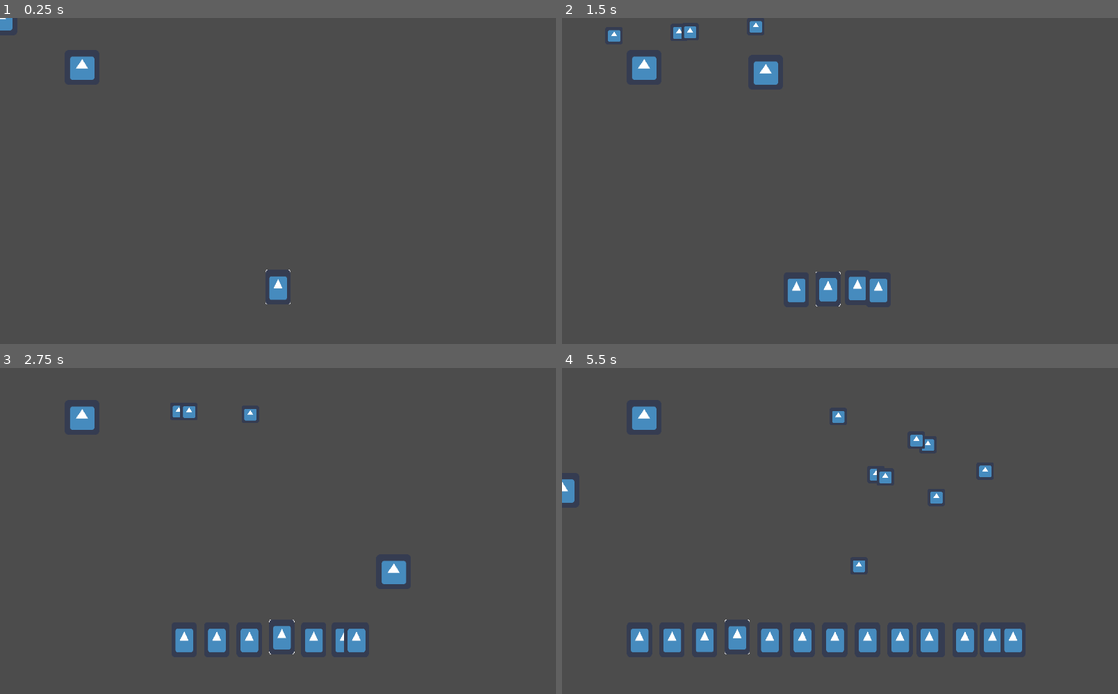
Above: before the commit, frames 1-4 (two rows, left to right).
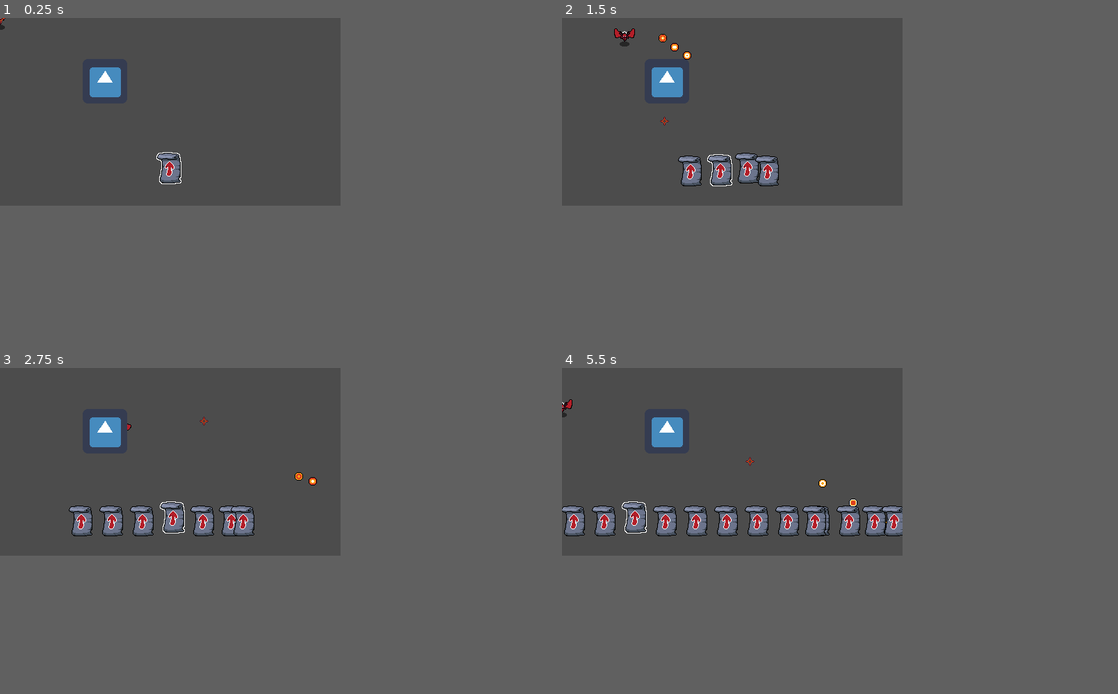
Above: after the commit, the same moments.

Repository: Geminimax/GWJ57
Game: Godot game, scene res://node/World.tscn
The game is run twice, just before and just after one commit, with the same random seed, the same clock (stepped at 60 frames per second) and the same inputs. The engine's default icon, where the game draws it, is replaced by a stand-in: a white triangle on a blue panel in a dark square.
Inputs (mouse positions are in pixels of both pictures, inside the frame that each line leads up to):
- Up to frame 1 (0.25 s): no input
- Up to frame 2 (1.5 s): tap Enter (ui_accept) at 0.5, 0.77, 1.07 s; move the mouse to (962, 164) at 0.52 s; press the mouse at (962, 164) at 0.53 s; hold Right (ui_right) 0.53-1.28 s; tap Mouse wheel down (spell_roll_left) at 0.8, 1.35 s; move the mouse to (728, 197) at 1.27 s; release the mouse at (728, 197) at 1.28 s; hold Down (ui_down) from 1.28 s (still down)
- Up to frame 3 (2.75 s): tap Enter (ui_accept) at 1.52, 1.82, 2.3 s; tap Mouse wheel up (spell_roll_right) at 1.55, 2.1 s; move the mouse to (333, 459) at 2.02 s; release Down (ui_down) at 2.03 s; hold Right (ui_right) from 2.03 s (still down)
- Up to frame 4 (5.5 s): move the mouse to (812, 596) at 2.77 s; release Right (ui_right) at 2.78 s; hold Up (ui_up) 2.78-3.53 s; tap Enter (ui_accept) at 2.85, 3.02, 3.32, 3.77, 4.07, 4.52, 4.82, 5.3 s; click (812, 596) at 3.05 s; move the mouse to (1006, 579) at 3.52 s; press the mouse at (1006, 579) at 3.53 s; hold Left (ui_left) 3.53-5.03 s; tap Mouse wheel down (spell_roll_left) at 3.8, 4.35 s; tap Escape (ui_cancel) at 4.15 s; move the mouse to (673, 482) at 4.27 s; release the mouse at (673, 482) at 4.28 s; tap Mouse wheel up (spell_roll_right) at 4.55, 5.1 s; move the mouse to (867, 531) at 5.02 s; hold Down (ui_down) from 5.03 s (still down)
In our replay, the window is 800x469 before the commit and 490x270 after it. These sizes can differ from the game's own. Grey fills any space a smaller window leaves; there, only what the larger window draws over its background counts as a difference.

The runs differ from the first frame. In frame 1, 1.4% of the frame differs, in the area x 0-53%, y 0-88%; in frame 2, 3.6%; in frame 3, 4.7%; in frame 4, 7.9%, in the area x 0-83%, y 9-88%.

Commit message:
Resolution change, new sprites for spell card and main character

Diff:
--- /dev/null
+++ b/ForgottenKnowledge/node/Character.tscn
@@ -0,0 +1,45 @@
+[gd_scene load_steps=15 format=2]
+
+[ext_resource path="res://sprite/player/FlyingDemon.png" type="Texture" id=1]
+[ext_resource path="res://node/Character/Character.gd" type="Script" id=2]
+[ext_resource path="res://node/UI/SpellHolder.tscn" type="PackedScene" id=3]
+[ext_resource path="res://sprite/player/FlyingDemon6.png" type="Texture" id=4]
+[ext_resource path="res://sprite/player/FlyingDemon2.png" type="Texture" id=5]
+[ext_resource path="res://sprite/player/FlyingDemon5.png" type="Texture" id=6]
+[ext_resource path="res://sprite/player/FlyingDemon7.png" type="Texture" id=7]
+[ext_resource path="res://sprite/player/FlyingDemon4.png" type="Texture" id=8]
+[ext_resource path="res://sprite/player/FlyingDemon3.png" type="Texture" id=9]
+[ext_resource path="res://sprite/player/FlyingDemon9.png" type="Texture" id=10]
+[ext_resource path="res://sprite/player/FlyingDemon1.png" type="Texture" id=11]
+[ext_resource path="res://sprite/player/FlyingDemon8.png" type="Texture" id=12]
+[ext_resource path="res://sprite/Shadow.png" type="Texture" id=13]
+
+[sub_resource type="SpriteFrames" id=1]
+animations = [ {
+"frames": [ ExtResource( 11 ), ExtResource( 5 ), ExtResource( 9 ), ExtResource( 8 ), ExtResource( 6 ), ExtResource( 4 ), ExtResource( 7 ), ExtResource( 12 ), ExtResource( 10 ), ExtResource( 1 ) ],
+"loop": true,
+"name": "idle",
+"speed": 15.0
+}, {
+"frames": [ ExtResource( 11 ), ExtResource( 5 ), ExtResource( 9 ), ExtResource( 8 ), ExtResource( 6 ), ExtResource( 4 ), ExtResource( 7 ), ExtResource( 12 ), ExtResource( 10 ), ExtResource( 1 ) ],
+"loop": true,
+"name": "walk",
+"speed": 15.0
+} ]
+
+[node name="Player" type="KinematicBody2D"]
+script = ExtResource( 2 )
+
+[node name="AnimatedSprite" type="AnimatedSprite" parent="."]
+frames = SubResource( 1 )
+animation = "walk"
+
+[node name="Sprite" type="Sprite" parent="AnimatedSprite"]
+position = Vector2( 0, 9 )
+z_index = -1
+texture = ExtResource( 13 )
+
+[node name="CanvasLayer" type="CanvasLayer" parent="."]
+
+[node name="SpellHolder" parent="CanvasLayer" instance=ExtResource( 3 )]
+position = Vector2( 245, 220 )
--- a/ForgottenKnowledge/node/Character/Character.gd
+++ b/ForgottenKnowledge/node/Character/Character.gd
@@ -1,6 +1,6 @@
 extends KinematicBody2D
 
-var move_speed = 500
+var move_speed = 120
 var total_mp = 100
 var current_mp = 0 #total_mp
 var mp_regen_rate = 10
@@ -8,45 +8,49 @@
 onready var spell_holder = $CanvasLayer/SpellHolder
 # Called when the node enters the scene tree for the first time.
 func _ready():
-	pass # Replace with function body.
+    pass # Replace with function body.
 
 # Called every frame. 'delta' is the elapsed time since the previous frame.
 func _process(delta):
-	handle_movement()
-	handle_mp(delta)
-	handle_spell()
+    handle_movement()
+    handle_mp(delta)
+    handle_spell()
 
 
 func handle_spell():
-	if(Input.is_action_pressed("cast_spell")):
-		cast_spell()
+    if(Input.is_action_pressed("cast_spell")):
+        cast_spell()
 
 
 func cast_spell():
-	var spell = spell_holder.get_selected_spell()
-	if(current_mp > spell.mana_cost):
-		if (spell.cast(self, get_global_mouse_position())):
-			current_mp -= spell.mana_cost
+    var spell = spell_holder.get_selected_spell()
+    if(current_mp > spell.mana_cost):
+        if (spell.cast(self, get_global_mouse_position())):
+            current_mp -= spell.mana_cost
 
 func handle_mp(delta):
-	if(current_mp < total_mp):
-		current_mp += delta * mp_regen_rate
-		if(current_mp > total_mp):
-			current_mp = total_mp
+    if(current_mp < total_mp):
+        current_mp += delta * mp_regen_rate
+        if(current_mp > total_mp):
+            current_mp = total_mp
 
 
 func handle_movement():
-	var direction = Vector2()
+    var direction = Vector2()
 
-	if(Input.is_action_pressed("ui_up")):
-		direction += Vector2.UP
-	if(Input.is_action_pressed("ui_down")):
-		direction += Vector2.DOWN
-	if(Input.is_action_pressed("ui_left")):
-		direction += Vector2.LEFT
-	if(Input.is_action_pressed("ui_right")):
-		direction += Vector2.RIGHT
+    if(Input.is_action_pressed("ui_up")):
+        direction += Vector2.UP
+    if(Input.is_action_pressed("ui_down")):
+        direction += Vector2.DOWN
+    if(Input.is_action_pressed("ui_left")):
+        direction += Vector2.LEFT
+    if(Input.is_action_pressed("ui_right")):
+        direction += Vector2.RIGHT
 
-	direction = direction.normalized()
-
-	move_and_slide(direction * move_speed)
+    direction = direction.normalized()
+    if(direction == Vector2.ZERO):
+        #$AnimatedSprite.play("idle")
+        pass
+    else:
+        $AnimatedSprite.play("walk")
+    move_and_slide(direction * move_speed)
--- a/ForgottenKnowledge/node/Enemy/Enemy.gd
+++ b/ForgottenKnowledge/node/Enemy/Enemy.gd
@@ -3,17 +3,17 @@
 onready var hp: HP = $HP
 
 func _ready():
-	pass # Replace with function body.
+    pass # Replace with function body.
 
 func take_damage(amount):
-	hp.damage(amount)
+    hp.damage(amount)
 
 func _on_Area2D_area_entered(area):
-	var parent = area.get_parent()
+    var parent = area.get_parent()
 
-	if (parent.is_in_group("projectile")):
-		take_damage(parent.damage_amount)
+    if (parent.is_in_group("projectile")):
+        take_damage(parent.damage_amount)
 
 
 func _on_HP_died():
-	queue_free()
+    queue_free()
--- a/ForgottenKnowledge/node/Projectile/Projectile.gd
+++ b/ForgottenKnowledge/node/Projectile/Projectile.gd
@@ -3,18 +3,18 @@
 export (int) var damage_amount
 
 var direction : Vector2 = Vector2.UP
-var speed : float = 100
+var speed : float = 250
 
 # Called when the node enters the scene tree for the first time.
 func _ready():
-	pass
+    pass
 
 
 # Called every frame. 'delta' is the elapsed time since the previous frame.
 func _process(delta):
-	global_position += direction * speed * delta
+    global_position += direction * speed * delta
 
 
 
 func _on_CollisionArea_area_entered(area):
-	queue_free()
+    queue_free()
--- a/ForgottenKnowledge/node/Projectile/Projectile.tscn
+++ b/ForgottenKnowledge/node/Projectile/Projectile.tscn
@@ -1,26 +1,34 @@
-[gd_scene load_steps=5 format=2]
+[gd_scene load_steps=12 format=2]
 
-[ext_resource path="res://icon.png" type="Texture" id=1]
+[ext_resource path="res://sprite/EnemyProjectile7.png" type="Texture" id=1]
 [ext_resource path="res://node/Projectile/Projectile.gd" type="Script" id=2]
+[ext_resource path="res://sprite/EnemyProjectile8.png" type="Texture" id=3]
+[ext_resource path="res://sprite/EnemyProjectile2.png" type="Texture" id=4]
+[ext_resource path="res://sprite/EnemyProjectile1.png" type="Texture" id=5]
+[ext_resource path="res://sprite/EnemyProjectile5.png" type="Texture" id=6]
+[ext_resource path="res://sprite/EnemyProjectile3.png" type="Texture" id=7]
+[ext_resource path="res://sprite/EnemyProjectile4.png" type="Texture" id=8]
+[ext_resource path="res://sprite/EnemyProjectile6.png" type="Texture" id=9]
 
 [sub_resource type="SpriteFrames" id=1]
 animations = [ {
-"frames": [ ExtResource( 1 ) ],
+"frames": [ ExtResource( 5 ), ExtResource( 4 ), ExtResource( 7 ), ExtResource( 8 ), ExtResource( 6 ), ExtResource( 9 ), ExtResource( 1 ), ExtResource( 3 ) ],
 "loop": true,
 "name": "default",
-"speed": 5.0
+"speed": 12.0
 } ]
 
 [sub_resource type="CircleShape2D" id=2]
-radius = 16.0
+radius = 6.0
 
 [node name="Projectile" type="Node2D" groups=["projectile"]]
 script = ExtResource( 2 )
 damage_amount = 10
 
 [node name="AnimatedSprite" type="AnimatedSprite" parent="."]
-scale = Vector2( 0.5, 0.5 )
 frames = SubResource( 1 )
+frame = 3
+playing = true
 
 [node name="CollisionArea" type="Area2D" parent="."]
 collision_layer = 8
--- a/ForgottenKnowledge/node/Projectile/Weapon.gd
+++ b/ForgottenKnowledge/node/Projectile/Weapon.gd
@@ -5,7 +5,7 @@
 export (PackedScene) var bullet
 
 func fire(direction, spawn_position = global_position):
-	var bullet_instance = bullet.instance()
-	bullet_instance.direction = direction
-	get_tree().root.add_child(bullet_instance)
-	bullet_instance.global_position = spawn_position
+    var bullet_instance = bullet.instance()
+    bullet_instance.direction = direction
+    get_tree().root.add_child(bullet_instance)
+    bullet_instance.global_position = spawn_position
--- a/ForgottenKnowledge/node/Spell/Spell.gd
+++ b/ForgottenKnowledge/node/Spell/Spell.gd
@@ -9,25 +9,25 @@
 var curr_cooldown = 0
 
 func _process(delta):
-	curr_cooldown -= delta
+    curr_cooldown -= delta
 
 func get_current_cooldown():
-	return curr_cooldown
+    return curr_cooldown
 
 func cast(source,target):
-	if (curr_cooldown > 0):
-		return false
+    if (curr_cooldown > 0):
+        return false
 
-	if(target is Vector2):
-		cast_at_position(source,target)
-	elif(target is Node):
-		cast_at_target(source, target)
+    if(target is Vector2):
+        cast_at_position(source,target)
+    elif(target is Node):
+        cast_at_target(source, target)
 
-	curr_cooldown = cooldown
-	return true
+    curr_cooldown = cooldown
+    return true
 
 func cast_at_position(source, target):
-	pass
+    pass
 
 func cast_at_target(source, target):
-	pass
+    pass
--- a/ForgottenKnowledge/node/Spell/Spell.tscn
+++ b/ForgottenKnowledge/node/Spell/Spell.tscn
@@ -1,6 +1,8 @@
-[gd_scene load_steps=2 format=2]
+[gd_scene load_steps=3 format=2]
 
 [ext_resource path="res://node/Spell/Spell.gd" type="Script" id=1]
+[ext_resource path="res://sprite/Arrpow.png" type="Texture" id=2]
 
 [node name="Spell" type="Node"]
 script = ExtResource( 1 )
+spell_img = ExtResource( 2 )
--- a/ForgottenKnowledge/node/Spell/SpellShoot.tscn
+++ b/ForgottenKnowledge/node/Spell/SpellShoot.tscn
@@ -1,14 +1,13 @@
-[gd_scene load_steps=6 format=2]
+[gd_scene load_steps=5 format=2]
 
 [ext_resource path="res://node/Spell/Spell.tscn" type="PackedScene" id=1]
 [ext_resource path="res://node/Spell/SpellShoot.gd" type="Script" id=2]
 [ext_resource path="res://node/Projectile/Weapon.tscn" type="PackedScene" id=3]
-[ext_resource path="res://icon.png" type="Texture" id=4]
 [ext_resource path="res://node/Projectile/Projectile.tscn" type="PackedScene" id=5]
 
 [node name="SpellShoot" instance=ExtResource( 1 )]
 script = ExtResource( 2 )
-spell_img = ExtResource( 4 )
+cooldown = 0.15
 
 [node name="Weapon" parent="." index="0" instance=ExtResource( 3 )]
 bullet = ExtResource( 5 )
--- /dev/null
+++ b/ForgottenKnowledge/node/UI/CustomMouse.gd
@@ -0,0 +1,18 @@
+extends Node2D
+
+
+# Declare member variables here. Examples:
+# var a = 2
+# var b = "text"
+
+
+# Called when the node enters the scene tree for the first time.
+func _ready():
+    Input.set_mouse_mode(Input.MOUSE_MODE_HIDDEN)
+
+
+
+# Called every frame. 'delta' is the elapsed time since the previous frame.
+func _process(delta):
+    var mouse = get_viewport().get_mouse_position()
+    $MouseSprite.position = mouse
--- /dev/null
+++ b/ForgottenKnowledge/node/UI/CustomMouse.tscn
@@ -0,0 +1,10 @@
+[gd_scene load_steps=3 format=2]
+
+[ext_resource path="res://node/UI/CustomMouse.gd" type="Script" id=1]
+[ext_resource path="res://sprite/Cursor.png" type="Texture" id=2]
+
+[node name="CustomMouse" type="Node2D"]
+script = ExtResource( 1 )
+
+[node name="MouseSprite" type="Sprite" parent="."]
+texture = ExtResource( 2 )
--- a/ForgottenKnowledge/node/UI/SpellCard.gd
+++ b/ForgottenKnowledge/node/UI/SpellCard.gd
@@ -5,11 +5,11 @@
 var spell = false setget set_spell
 
 func _ready():
-    $Sprite.material = $Sprite.material.duplicate()
+    $Back.material = $Back.material.duplicate()
 
 func set_selected(value):
     selected = value
-    $Sprite.material.set_shader_param("enabled",selected)
+    $Back.material.set_shader_param("enabled",selected)
 
     $Tween.remove_all()
     if(selected):
--- a/ForgottenKnowledge/node/UI/SpellCard.tscn
+++ b/ForgottenKnowledge/node/UI/SpellCard.tscn
@@ -1,7 +1,7 @@
 [gd_scene load_steps=5 format=2]
 
 [ext_resource path="res://node/UI/SpellCard.gd" type="Script" id=1]
-[ext_resource path="res://icon.png" type="Texture" id=2]
+[ext_resource path="res://sprite/Scroll.png" type="Texture" id=2]
 [ext_resource path="res://shader/Outline.shader" type="Shader" id=3]
 
 [sub_resource type="ShaderMaterial" id=1]
@@ -13,9 +13,10 @@
 [node name="SpellCard" type="Node2D"]
 script = ExtResource( 1 )
 
-[node name="Sprite" type="Sprite" parent="."]
+[node name="Back" type="Sprite" parent="."]
 material = SubResource( 1 )
-scale = Vector2( 0.726563, 1 )
 texture = ExtResource( 2 )
 
+[node name="Sprite" type="Sprite" parent="."]
+
 [node name="Tween" type="Tween" parent="."]
--- a/ForgottenKnowledge/node/UI/SpellHolder.gd
+++ b/ForgottenKnowledge/node/UI/SpellHolder.gd
@@ -4,70 +4,70 @@
 
 var test_spell = load("res://node/Spell/Spell.tscn")
 
-var card_size = 60
+var card_size = 44
 var spell_cards : Array = []
 var selected_spell = 0
 onready var tween = $Tween
 
 func _ready():
-	add_spell(get_test_spell())
+    add_spell(get_test_spell())
 
 func _process(delta):
-	if(Input.is_action_just_pressed("ui_accept")):
-		add_spell(get_test_spell())
-	if(Input.is_action_just_pressed("ui_cancel")):
-		remove_spell(spell_cards.size() - 1)
-	if(Input.is_action_just_released("spell_roll_left")):
-		change_selected_spell(-1)
-	if(Input.is_action_just_released("spell_roll_right")):
-		change_selected_spell(1)
+    if(Input.is_action_just_pressed("ui_accept")):
+        add_spell(get_test_spell())
+    if(Input.is_action_just_pressed("ui_cancel")):
+        remove_spell(spell_cards.size() - 1)
+    if(Input.is_action_just_released("spell_roll_left")):
+        change_selected_spell(-1)
+    if(Input.is_action_just_released("spell_roll_right")):
+        change_selected_spell(1)
 
 func get_selected_spell():
-	return spell_cards[selected_spell].spell
+    return spell_cards[selected_spell].spell
 
 func get_test_spell():
-	var spell_instance = load("res://node/Spell/SpellShoot.tscn").instance()
-	add_child(spell_instance)
-	return spell_instance
+    var spell_instance = load("res://node/Spell/SpellShoot.tscn").instance()
+    add_child(spell_instance)
+    return spell_instance
 
 func change_selected_spell(offset):
-	if(spell_cards.size() == 0):
-		return
-	spell_cards[selected_spell].selected = false
-	selected_spell += offset
-	if(selected_spell < 0):
-		selected_spell = max(0, spell_cards.size() - abs(selected_spell))
-	if(selected_spell > spell_cards.size() - 1):
-		selected_spell = (selected_spell - (spell_cards.size()))
-	spell_cards[selected_spell].selected = true
+    if(spell_cards.size() == 0):
+        return
+    spell_cards[selected_spell].selected = false
+    selected_spell += offset
+    if(selected_spell < 0):
+        selected_spell = max(0, spell_cards.size() - abs(selected_spell))
+    if(selected_spell > spell_cards.size() - 1):
+        selected_spell = (selected_spell - (spell_cards.size()))
+    spell_cards[selected_spell].selected = true
 
 func add_spell(spell):
-	var spell_card_instance = spell_card_scene.instance()
-	add_child(spell_card_instance)
-	spell_cards.append(spell_card_instance)
-	spell_card_instance.spell = spell
-	reposition_cards()
-	#Se for a primeira habilidade
-	if(spell_cards.size() == 1):
-		spell_card_instance.selected = true
+    var spell_card_instance = spell_card_scene.instance()
+    add_child(spell_card_instance)
+    spell_cards.append(spell_card_instance)
+    spell_card_instance.spell = spell
+    reposition_cards()
+    #Se for a primeira habilidade
+    if(spell_cards.size() == 1):
+        spell_card_instance.selected = true
 
 func remove_spell(index):
-	var to_remove = spell_cards[index]
-	spell_cards.remove(index)
-	to_remove.queue_free()
-	reposition_cards()
-	if(selected_spell == index):
-		selected_spell = max(index - 1,0)
+    var to_remove = spell_cards[index]
+    spell_cards.remove(index)
+    to_remove.queue_free()
+    reposition_cards()
+    if(selected_spell == index):
+        selected_spell = max(index - 1,0)
 
 func reposition_cards():
-	if(spell_cards.size() == 0):
-		return
-	tween.stop_all()
-	var total_size = card_size * spell_cards.size()
-	var initial_position = -total_size/2
-	var increment = total_size/spell_cards.size()
-	for i in range(spell_cards.size()):
-		var card = spell_cards[i]
-		var goal_position = initial_position + increment * i + card_size/2
-		tween.interpolate_property(card,"position:x", card.position.x, goal_position, 1.0,Tween.TRANS_CUBIC,Tween.EASE_OUT)
-	tween.start()
+    if(spell_cards.size() == 0):
+        return
+    tween.stop_all()
+    var total_size = card_size * spell_cards.size()
+    var initial_position = -total_size/2
+    var increment = total_size/spell_cards.size()
+    for i in range(spell_cards.size()):
+        var card = spell_cards[i]
+        var goal_position = initial_position + increment * i + card_size/2
+        tween.interpolate_property(card,"position:x", card.position.x, goal_position, 1.0,Tween.TRANS_CUBIC,Tween.EASE_OUT)
+    tween.start()
--- a/ForgottenKnowledge/node/World.tscn
+++ b/ForgottenKnowledge/node/World.tscn
@@ -1,10 +1,13 @@
-[gd_scene load_steps=3 format=2]
+[gd_scene load_steps=4 format=2]
 
-[ext_resource path="res://node/Character/Character.tscn" type="PackedScene" id=1]
+[ext_resource path="res://node/Character.tscn" type="PackedScene" id=1]
 [ext_resource path="res://node/Enemy/Enemy.tscn" type="PackedScene" id=2]
+[ext_resource path="res://node/UI/CustomMouse.tscn" type="PackedScene" id=3]
 
 [node name="World" type="Node2D"]
 
-[node name="KinematicBody2D" parent="." instance=ExtResource( 1 )]
+[node name="Player" parent="." instance=ExtResource( 1 )]
 
 [node name="Enemy" parent="." instance=ExtResource( 2 )]
+
+[node name="CustomMouse" parent="." instance=ExtResource( 3 )]
--- a/ForgottenKnowledge/project.godot
+++ b/ForgottenKnowledge/project.godot
@@ -26,6 +26,8 @@
 
 [display]
 
+window/size/width=490
+window/size/height=270
 window/stretch/mode="2d"
 
 [gui]
Binary file added: ForgottenKnowledge/sprite/Arrpow.png
Not shown, added: ForgottenKnowledge/sprite/Arrpow.png.import
Binary file added: ForgottenKnowledge/sprite/Cursor.png
Not shown, added: ForgottenKnowledge/sprite/Cursor.png.import
Binary file added: ForgottenKnowledge/sprite/EnemyProjectile1.png
Not shown, added: ForgottenKnowledge/sprite/EnemyProjectile1.png.import
Binary file added: ForgottenKnowledge/sprite/EnemyProjectile2.png
Not shown, added: ForgottenKnowledge/sprite/EnemyProjectile2.png.import
Binary file added: ForgottenKnowledge/sprite/EnemyProjectile3.png
Not shown, added: ForgottenKnowledge/sprite/EnemyProjectile3.png.import
Binary file added: ForgottenKnowledge/sprite/EnemyProjectile4.png
Not shown, added: ForgottenKnowledge/sprite/EnemyProjectile4.png.import
(and 38 more such lines)
